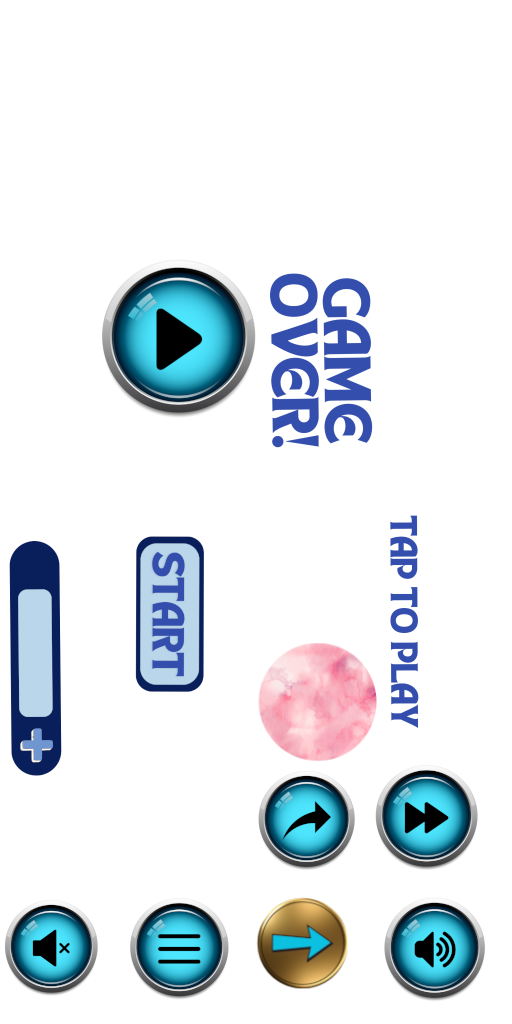
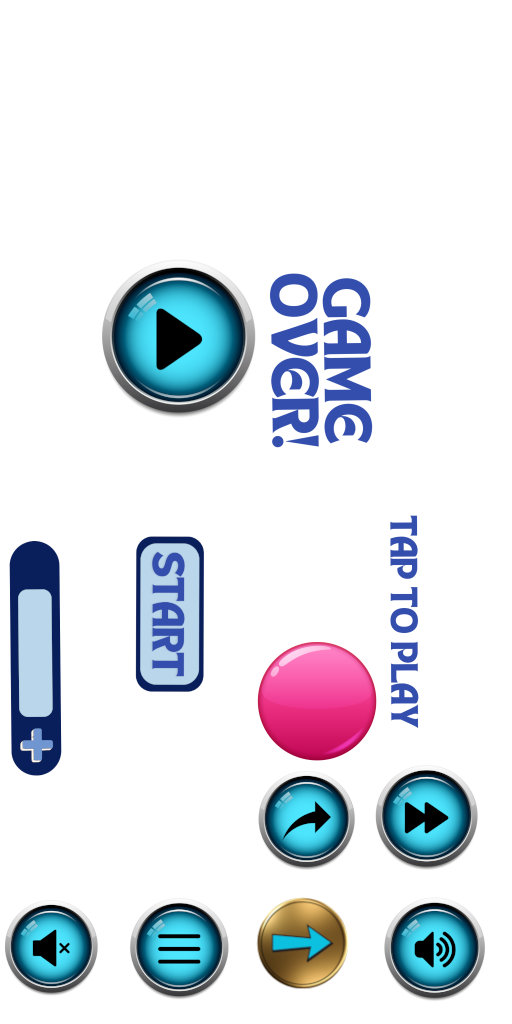
Before/after of a 512×1024 layered artwork. What changed in the layer stack:
added layer "Right Fit (17).png" above "Right Fit (12).png" over [257, 642, 377, 761]
hid "Right Fit (12).png" over [258, 643, 377, 762]
